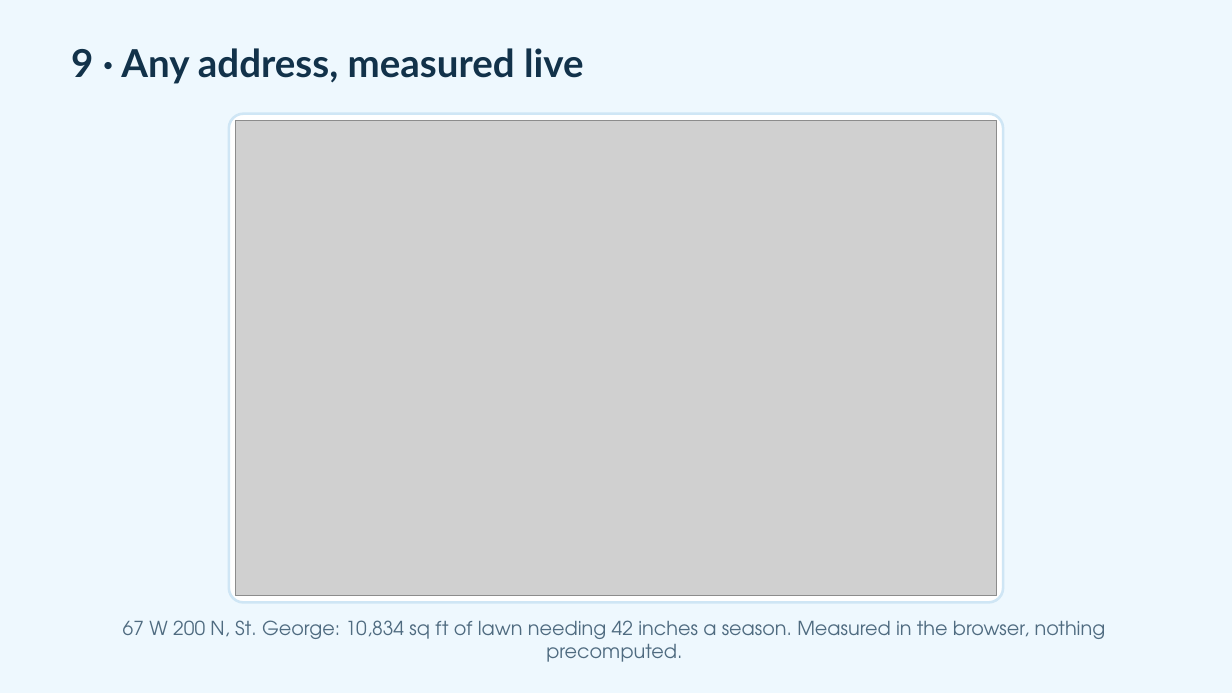
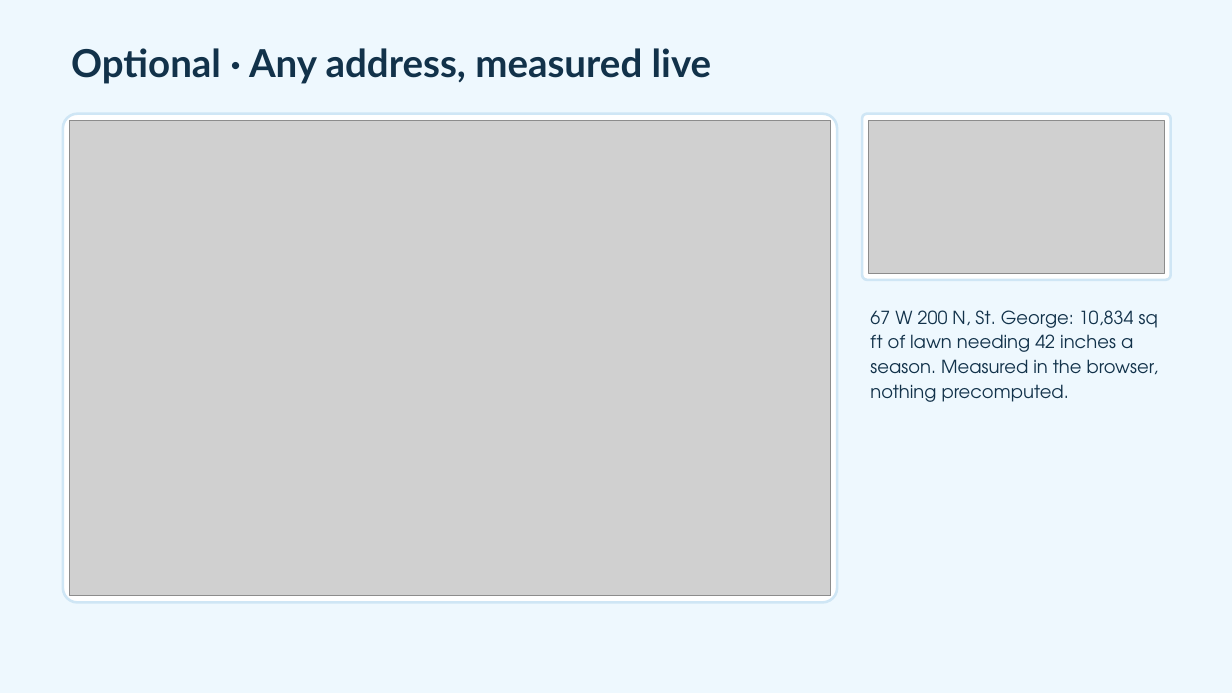
Before and after one commit to adamfortuna/overwatering, a slide deck: slide 23 of docs/pitch/overwatering.pptx (slide 24 before the commit). Drawn at 1232x693 pixels with LibreOffice and Linux fonts; fonts in the diff are those of the drawing; grey boxes stand for pictures. Boxes give left, top, right and bottom in pixels: in the first picture for what was removed or moved away, otherwise in the second. Text is boxed around its words. In the diff, an @@ line names an element or a change of style, - is before the commit and + after.

```diff
--- a/docs/pitch/overwatering.pptx
+++ b/docs/pitch/overwatering.pptx
@@ text at (71,48,712,84): text changed @@
-9 · Any address, measured live
+Optional · Any address, measured live
@@ rounded rectangle: place and size @@
-rounded rectangle at (229,114,1004,603)
+rounded rectangle at (63,114,837,603)
@@ rounded rectangle added at (862,114,1171,280), fill #FFFFFF, outline #CFE6F5 2 pt @@
@@ picture: place and size @@
-picture at (236,120,997,596)
+picture at (69,120,831,596)
@@ picture added at (869,120,1165,274) @@
@@ text "67 W 200 N, St. ...": place and size @@
-text "67 W 200 N, St. ..." at (123,620,1106,662)
+text "67 W 200 N, St. ..." at (870,310,1158,402)
@@ text "67 W 200 N, St. ..." at (870,310,1158,402): size 15 to 14 pt, text colour #4F6B80 to #12324A; alignment centre to left; line spacing 1 to 1.15 @@
```
Also in this commit, not shown: 14 other slides changed, 7 slides added, 8 slides removed, 30 other files.
